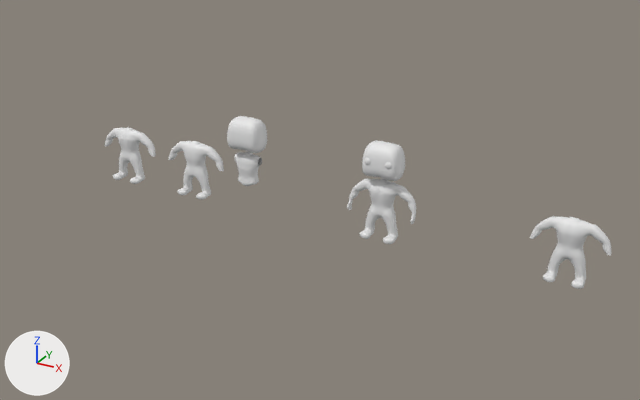
A saved change to the Blender file Deadpool.blend.
Before and after are seen from a camera (50 mm lens) standing at (20.0, -44.2, 18.7) and looking at (-4.6, 0.7, -3.7). Arrows for +X, +Y and +Z are at lower left; the lights stay in place.
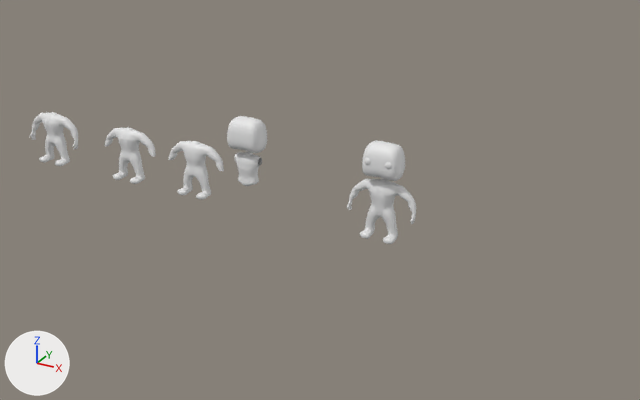
What differs and where, as boxes (x1, y1, x2, y2) in the pictures (640 x 400 px):
'Cube.002', deleted: before (530, 216, 611, 289)
'Cube.007', added: after (29, 112, 78, 166)

The edits, one by one:
Object 'Cube.002' (ob_cube_002) is deleted.
Object 'Cube.007' (ob_cube_007) is new; it shows a copy of the mesh of ob_cube_006.
Its location is (-26.2, 0.0, -2.27).
Its scale is (0.797, 0.5, 0.844).
It gains a MIRROR modifier named 'Mirror'.
Modifier setting: use_clip = True.
It gains a SUBSURF modifier named 'Subdivision'.
Modifier setting: levels = 6.
